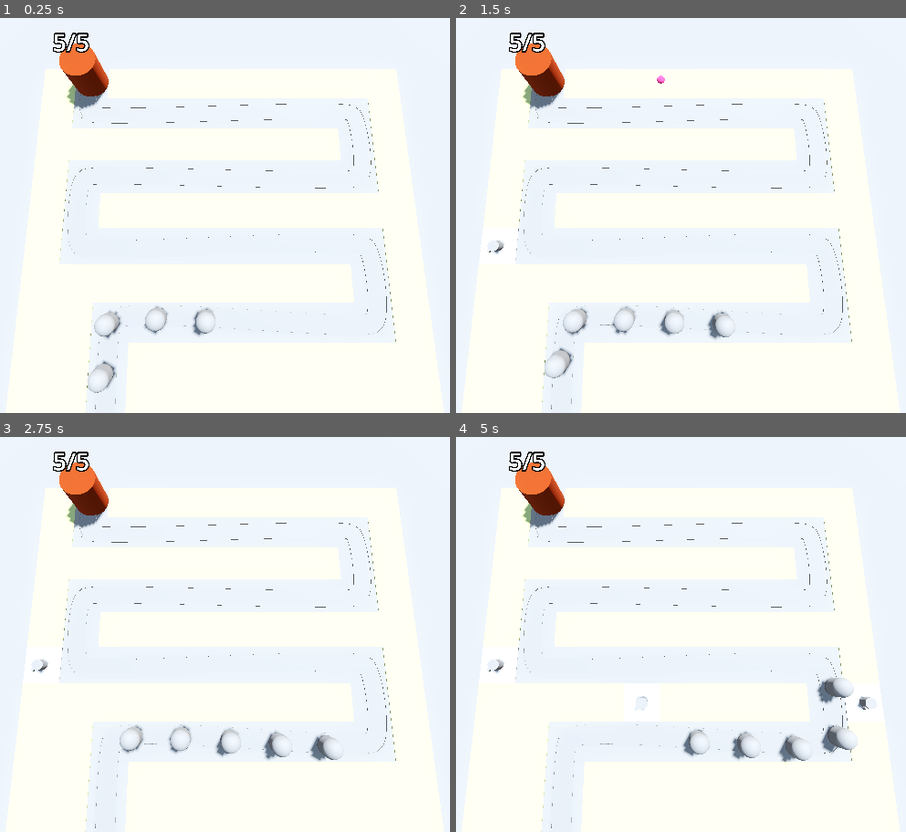
Above: before the commit, frames 1-4 (two rows, left to right).
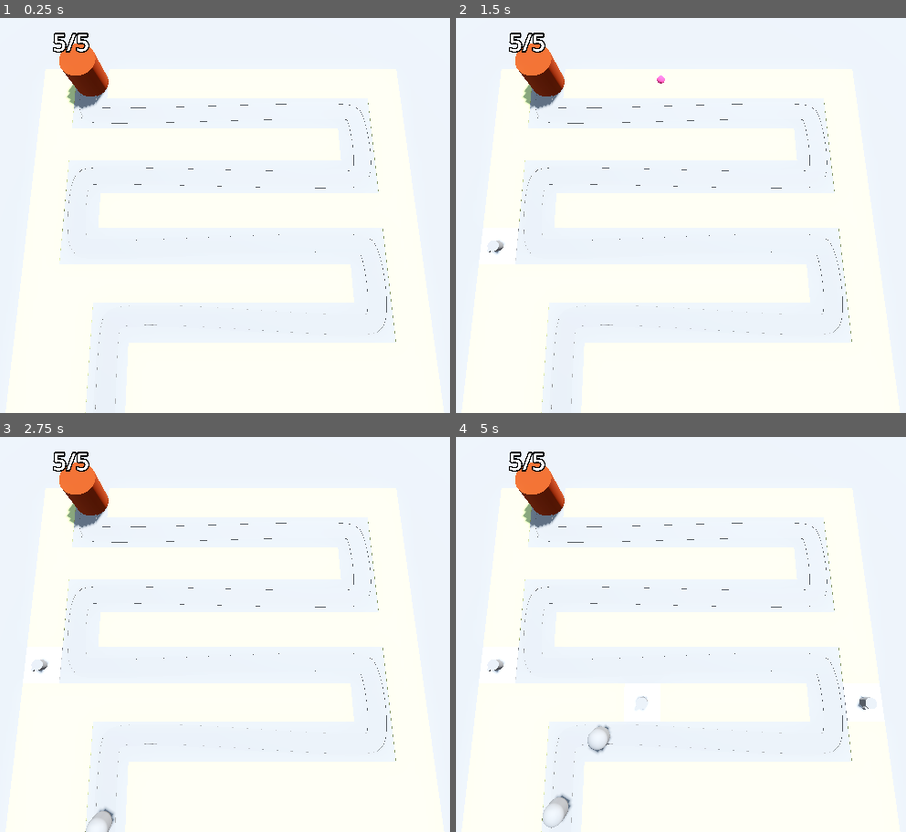
Above: after the commit, the same moments.

Repository: CommanderTempest/Barbarian-Blaster
Game: Godot game, scene res://Base_Level.tscn
Same seed, same stepped clock (60 frames per second), same inputs: the game is played once before the commit and once after it.
Inputs (mouse positions are in pixels of both pictures, inside the frame that each line leads up to):
- Up to frame 1 (0.25 s): no input
- Up to frame 2 (1.5 s): move the mouse to (820, 187) at 0.52 s; press the mouse at (820, 187) at 0.53 s; move the mouse to (514, 227) at 1.27 s; release the mouse at (514, 227) at 1.28 s; click (514, 227) at 1.35 s
- Up to frame 3 (2.75 s): move the mouse to (279, 535) at 2.02 s; press the mouse at (279, 535) at 2.03 s
- Up to frame 4 (5 s): move the mouse to (622, 709) at 2.77 s; release the mouse at (622, 709) at 2.78 s; click (622, 709) at 2.85 s; move the mouse to (879, 689) at 3.52 s; press the mouse at (879, 689) at 3.53 s; move the mouse to (outside the picture) at 4.27 s; release the mouse at (outside the picture) at 4.28 s; click (outside the picture) at 4.35 s

The runs differ from the first frame. In frame 1, 0.6% of the frame differs, in the area x 19-48%, y 72-95%; in frame 2, 0.8%; in frame 3, 1.0%; in frame 4, 1.6%, in the area x 19-90%, y 60-99%.
Error before the commit: Invalid access to property or key 'global_position' on a base object of type 'Nil'. (res://Turret/turret.gd:31)
Error after the commit: Invalid access to property or key 'global_position' on a base object of type 'Nil'. (res://Turret/turret.gd:33)

Commit message:
Added Animations & Enemy Spawned
+Added turret shot animation
+Added enemy hit animation
+Made it so enemies spawn on a timer now

Diff:
--- a/Base_Level.tscn
+++ b/Base_Level.tscn
@@ -1,9 +1,10 @@
-[gd_scene load_steps=12 format=3 uid="uid://cakoyymkjrdqy"]
+[gd_scene load_steps=13 format=3 uid="uid://cakoyymkjrdqy"]
 
 [ext_resource type="PackedScene" uid="uid://d4hf4iwd7nwch" path="res://RayPickerCamera/ray_picker_camera.tscn" id="1_7qib1"]
 [ext_resource type="MeshLibrary" uid="uid://ce4pe6vesmmk3" path="res://MeshLibraries/SpaceLibrary.tres" id="1_kudj5"]
 [ext_resource type="PackedScene" uid="uid://c4ngyn6cjh85c" path="res://enemy.tscn" id="2_s3p60"]
 [ext_resource type="PackedScene" uid="uid://bujyjsenjopye" path="res://base.tscn" id="3_5kti5"]
+[ext_resource type="Script" path="res://EnemyPath.gd" id="3_7acdv"]
 [ext_resource type="Script" path="res://TurretManager.gd" id="5_1oj5j"]
 [ext_resource type="PackedScene" uid="uid://bc1vxlie5cdkn" path="res://Turret/turret.tscn" id="6_e311u"]
 
@@ -56,10 +57,12 @@
 "cells": PackedInt32Array(65535, 65534, 131072, 65535, 7, 131072, 65531, 0, 131072, 2, 7, 131072, 5, 5, 131072, 5, 6, 1 …(1044 unchanged characters)…
 }
 
-[node name="Path3D" type="Path3D" parent="."]
+[node name="EnemyPath" type="Path3D" parent="."]
 curve = SubResource("Curve3D_m8j7d")
+script = ExtResource("3_7acdv")
+enemy_scene = ExtResource("2_s3p60")
 
-[node name="Road" type="CSGPolygon3D" parent="Path3D"]
+[node name="Road" type="CSGPolygon3D" parent="EnemyPath"]
 polygon = PackedVector2Array(-1, 0.1, -1, 0.1, 1, 0.1, 1, 0.1)
 mode = 2
 path_node = NodePath("..")
@@ -72,7 +75,7 @@
 path_u_distance = 1.0
 path_joined = false
 
-[node name="RoadLeftEdge" type="CSGPolygon3D" parent="Path3D"]
+[node name="RoadLeftEdge" type="CSGPolygon3D" parent="EnemyPath"]
 polygon = PackedVector2Array(-1.1, 0.1, -1.1, 0.15, -0.9, 0.15, -0.9, 0.1)
 mode = 2
 path_node = NodePath("..")
@@ -85,7 +88,7 @@
 path_u_distance = 1.0
 path_joined = false
 
-[node name="RoadRightEdge" type="CSGPolygon3D" parent="Path3D"]
+[node name="RoadRightEdge" type="CSGPolygon3D" parent="EnemyPath"]
 polygon = PackedVector2Array(0.9, 0, 0.9, 0.15, 1.1, 0.15, 1.1, 0.1)
 mode = 2
 path_node = NodePath("..")
@@ -98,24 +101,9 @@
 path_u_distance = 1.0
 path_joined = false
 
-[node name="Enemy" parent="Path3D" instance=ExtResource("2_s3p60")]
-transform = Transform3D(1, 0, 0, 0, 1, 0, 0, 0, 1, -10, 0, 33)
-
-[node name="Enemy2" parent="Path3D" instance=ExtResource("2_s3p60")]
-transform = Transform3D(0.999852, 0, 0.0171857, 0, 1, 0, -0.0171857, 0, 0.999852, -10.1435, 0, 28.0022)
-progress = 5.0
-
-[node name="Enemy3" parent="Path3D" instance=ExtResource("2_s3p60")]
-transform = Transform3D(0.998192, 0, -0.0601042, 0, 1, 0, 0.0601042, 0, 0.998192, -10.1041, 0, 23.0026)
-progress = 10.0
-
-[node name="Enemy4" parent="Path3D" instance=ExtResource("2_s3p60")]
-transform = Transform3D(0.00782775, 0, -0.999969, 0, 1, 0, 0.999969, 0, 0.00782775, -6.17304, 0, 21.3467)
-progress = 15.0
-
-[node name="Enemy5" parent="Path3D" instance=ExtResource("2_s3p60")]
-transform = Transform3D(-0.0457202, 0, -0.998954, 0, 1, 0, 0.998954, 0, -0.0457202, -1.17521, 0, 21.4729)
-progress = 20.0
+[node name="Timer" type="Timer" parent="EnemyPath"]
+wait_time = 2.0
+autostart = true
 
 [node name="Base" parent="." instance=ExtResource("3_5kti5")]
 
@@ -123,4 +111,6 @@
 transform = Transform3D(0.707107, 0, -0.707107, 0, 1, 0, 0.707107, 0, 0.707107, 0, 0, 0)
 script = ExtResource("5_1oj5j")
 turret = ExtResource("6_e311u")
-enemy_path = NodePath("../Path3D")
+enemy_path = NodePath("../EnemyPath")
+
+[connection signal="timeout" from="EnemyPath/Timer" to="EnemyPath" method="spawn_enemy"]
--- /dev/null
+++ b/EnemyPath.gd
@@ -0,0 +1,9 @@
+extends Path3D
+
+@export var enemy_scene: PackedScene
+@onready var timer = $Timer
+
+# connected timeout to spawn_enemy()
+func spawn_enemy() -> void:
+	var new_enemy = enemy_scene.instantiate()
+	add_child(new_enemy)
--- a/Turret/turret.gd
+++ b/Turret/turret.gd
@@ -8,6 +8,7 @@
 var target: PathFollow3D
 
 @onready var turret_top = $TurretBase/TurretTop
+@onready var animation_player = $AnimationPlayer
 
 func _physics_process(delta):
 	target = find_best_target()
@@ -20,6 +21,7 @@
 		add_child(shot)
 		shot.global_position = turret_top.position
 		shot.direction = global_transform.basis.z
+		animation_player.play("Fire")
 
 func find_best_target() -> PathFollow3D:
 	var best_target = null
--- a/Turret/turret.tscn
+++ b/Turret/turret.tscn
@@ -12,6 +12,42 @@
 height = 0.6
 
 [sub_resource type="BoxMesh" id="BoxMesh_r62ye"]
+
+[sub_resource type="Animation" id="Animation_fbgit"]
+resource_name = "Fire"
+tracks/0/type = "value"
+tracks/0/imported = false
+tracks/0/enabled = true
+tracks/0/path = NodePath("TurretBase/TurretTop:position")
+tracks/0/interp = 1
+tracks/0/loop_wrap = true
+tracks/0/keys = {
+"times": PackedFloat32Array(0, 0.3),
+"transitions": PackedFloat32Array(1, 1),
+"update": 0,
+"values": [Vector3(0, 0.3, 0), Vector3(0, 0.3, 0.6)]
+}
+
+[sub_resource type="Animation" id="Animation_xqea7"]
+length = 0.001
+tracks/0/type = "value"
+tracks/0/imported = false
+tracks/0/enabled = true
+tracks/0/path = NodePath("TurretBase/TurretTop:position")
+tracks/0/interp = 1
+tracks/0/loop_wrap = true
+tracks/0/keys = {
+"times": PackedFloat32Array(0),
+"transitions": PackedFloat32Array(1),
+"update": 0,
+"values": [Vector3(0, 0.3, 0)]
+}
+
+[sub_resource type="AnimationLibrary" id="AnimationLibrary_j78os"]
+_data = {
+"Fire": SubResource("Animation_fbgit"),
+"RESET": SubResource("Animation_xqea7")
+}
 
 [node name="Turret" type="Node3D"]
 script = ExtResource("1_300mc")
@@ -33,4 +69,9 @@
 
 [node name="Timer" type="Timer" parent="."]
 
+[node name="AnimationPlayer" type="AnimationPlayer" parent="."]
+libraries = {
+"": SubResource("AnimationLibrary_j78os")
+}
+
 [connection signal="timeout" from="Timer" to="." method="_on_timer_timeout"]
--- a/enemy.gd
+++ b/enemy.gd
@@ -4,11 +4,14 @@
 @export var max_health:= 50
 var current_hp: int:
 	set(health_in):
+		if (health_in < current_hp):
+			animation_player.play("TakeDamage")
 		current_hp = health_in
 		if (current_hp < 1):
 			queue_free()
 
 @onready var target = get_tree().get_first_node_in_group("base")
+@onready var animation_player = $AnimationPlayer
 
 func _ready():
 	current_hp = max_health
--- a/enemy.tscn
+++ b/enemy.tscn
@@ -6,9 +6,49 @@
 radius = 1.0
 height = 3.0
 
+[sub_resource type="StandardMaterial3D" id="StandardMaterial3D_dkl4a"]
+no_depth_test = true
+shading_mode = 0
+
 [sub_resource type="CapsuleShape3D" id="CapsuleShape3D_m5c0v"]
 radius = 1.0
 height = 3.0
+
+[sub_resource type="Animation" id="Animation_qa6c6"]
+resource_name = "TakeDamage"
+tracks/0/type = "value"
+tracks/0/imported = false
+tracks/0/enabled = true
+tracks/0/path = NodePath("DamageHighlight:visible")
+tracks/0/interp = 1
+tracks/0/loop_wrap = true
+tracks/0/keys = {
+"times": PackedFloat32Array(0, 0.1),
+"transitions": PackedFloat32Array(1, 1),
+"update": 1,
+"values": [true, false]
+}
+
+[sub_resource type="Animation" id="Animation_8fl1t"]
+length = 0.001
+tracks/0/type = "value"
+tracks/0/imported = false
+tracks/0/enabled = true
+tracks/0/path = NodePath("DamageHighlight:visible")
+tracks/0/interp = 1
+tracks/0/loop_wrap = true
+tracks/0/keys = {
+"times": PackedFloat32Array(0),
+"transitions": PackedFloat32Array(1),
+"update": 1,
+"values": [false]
+}
+
+[sub_resource type="AnimationLibrary" id="AnimationLibrary_to2tg"]
+_data = {
+"RESET": SubResource("Animation_8fl1t"),
+"TakeDamage": SubResource("Animation_qa6c6")
+}
 
 [node name="Enemy" type="PathFollow3D"]
 loop = false
@@ -18,8 +58,19 @@
 transform = Transform3D(1, 0, 0, 0, 1, 0, 0, 0, 1, 0, 1.5, 0)
 mesh = SubResource("CapsuleMesh_wtlgc")
 
+[node name="DamageHighlight" type="MeshInstance3D" parent="."]
+transform = Transform3D(1, 0, 0, 0, 1, 0, 0, 0, 1, 0, 1.5, 0)
+visible = false
+material_override = SubResource("StandardMaterial3D_dkl4a")
+mesh = SubResource("CapsuleMesh_wtlgc")
+
 [node name="EnemyArea3D" type="Area3D" parent="."]
 
 [node name="CollisionShape3D" type="CollisionShape3D" parent="EnemyArea3D" groups=["enemy_area"]]
 transform = Transform3D(1, 0, 0, 0, 1, 0, 0, 0, 1, 0, 1.5, 0)
 shape = SubResource("CapsuleShape3D_m5c0v")
+
+[node name="AnimationPlayer" type="AnimationPlayer" parent="."]
+libraries = {
+"": SubResource("AnimationLibrary_to2tg")
+}
Not shown: 1 places in Turret/turret.tscn that only renumber resources
Not shown: 1 places in enemy.tscn that only renumber resources
